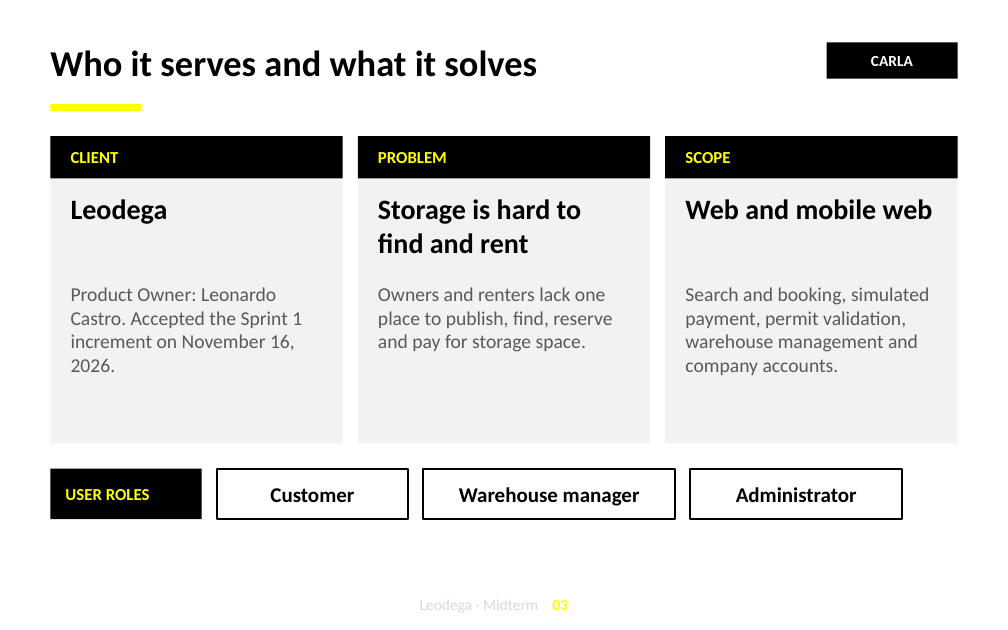
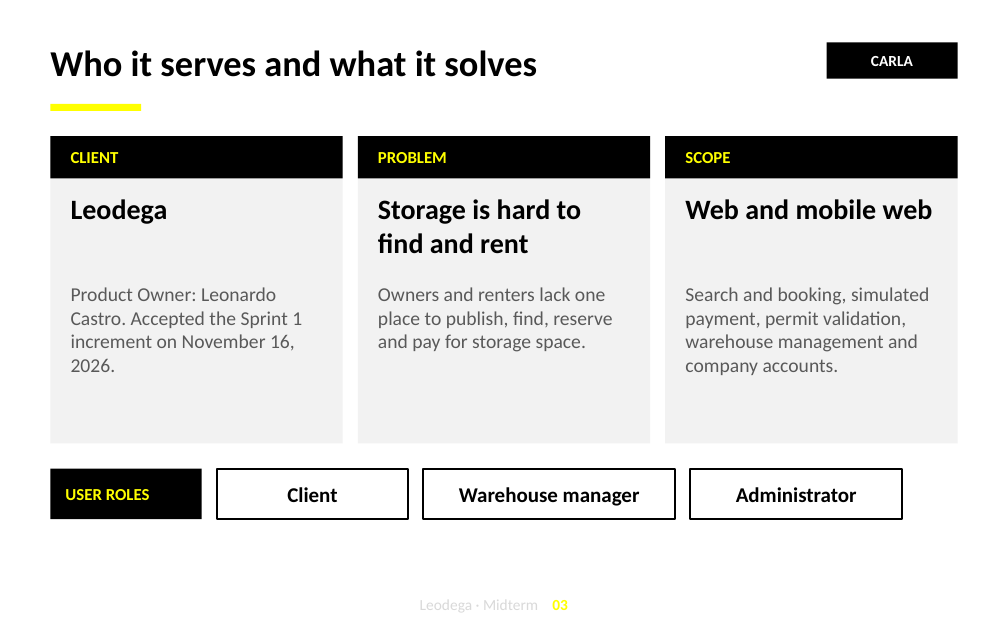
Before and after one commit to Darwin4050E/DocumentacionLeodegaIS2, a slide deck: slide 3 of slides-design/leodega-midterm-deck.pptx. Drawn at 1008x630 pixels with LibreOffice and Linux fonts; fonts in the diff are those of the drawing; background and template pictures are left out. Boxes give left, top, right and bottom in pixels: in the first picture for what was removed or moved away, otherwise in the second. Text is boxed around its words. In the diff, an @@ line names an element or a change of style, - is before the commit and + after.

```diff
--- a/slides-design/leodega-midterm-deck.pptx
+++ b/slides-design/leodega-midterm-deck.pptx
@@ text in rectangle at (x1=287, y1=487, x2=337, y2=502): text changed @@
-Customer
+Client
```
Also in this commit, not shown: 3 other slides changed, 9 other files.
